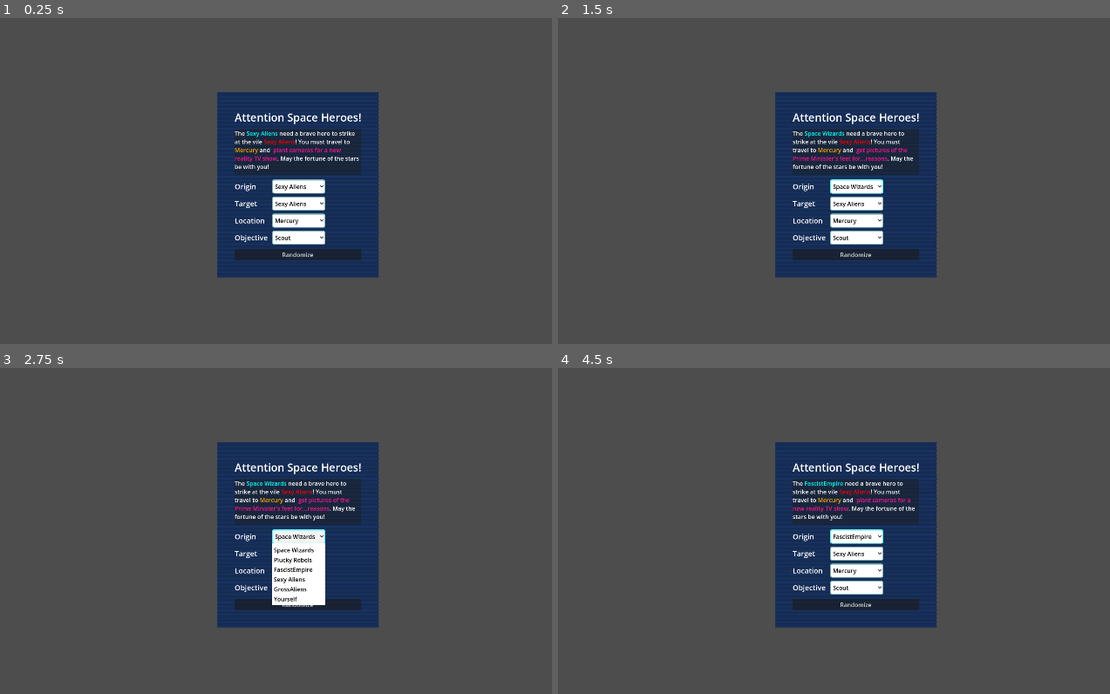
Above: before the commit, frames 1-4 (two rows, left to right).
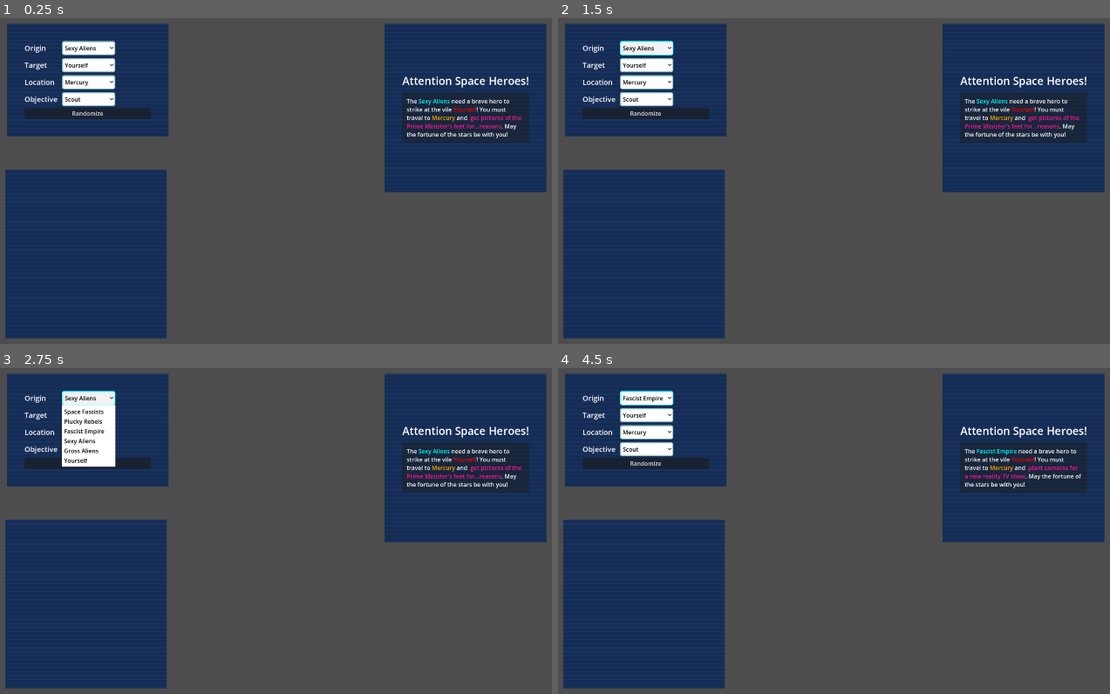
Above: after the commit, the same moments.

Repository: kelliedlynch/RustbucketStation
Game: Godot game, scene res://MissionBuilder.tscn
Same seed, same stepped clock (60 frames per second), same inputs: the game is played once before the commit and once after it. This scene is started directly instead of the project's main scene.
Inputs:
- Up to frame 1 (0.25 s): no input
- Up to frame 2 (1.5 s): click "Sexy Aliens" at 0.5 s; click "Sexy Aliens" at 1.25 s
- Up to frame 3 (2.75 s): click "Space Wizards" (after the commit: "Sexy Aliens") at 2 s
- Up to frame 4 (4.5 s): click "Sexy Aliens" (after the commit: "Yourself") at 2.75 s; click "Space Wizards" (after the commit: "Space Fascists") at 3.5 s; click "Mercury" at 4.25 s

The runs differ from the first frame. In frame 1, 57% of the frame differs, in the area x 0-100%, y 1-99%; in frame 2, 57%; in frame 3, 57%; in frame 4, 57%.

Commit message:
More work on mission builder. Isolating mission data from logic. Beginning mission reward calculation.

Diff:
--- /dev/null
+++ b/Data/Faction/GrossAliens.tres
@@ -0,0 +1,8 @@
+[gd_resource type="Resource" script_class="Faction" load_steps=2 format=3 uid="uid://ceu3385komw6s"]
+
+[ext_resource type="Script" uid="uid://cy5fsq5y3wbsl" path="res://Model/Faction/Faction.gd" id="1_anh2w"]
+
+[resource]
+script = ExtResource("1_anh2w")
+name = "Gross Aliens"
+metadata/_custom_type_script = "uid://cy5fsq5y3wbsl"
--- /dev/null
+++ b/Data/Faction/PluckyRebels.tres
@@ -0,0 +1,8 @@
+[gd_resource type="Resource" script_class="Faction" load_steps=2 format=3 uid="uid://b1elkkb1yqgl2"]
+
+[ext_resource type="Script" uid="uid://cy5fsq5y3wbsl" path="res://Model/Faction/Faction.gd" id="1_1ext8"]
+
+[resource]
+script = ExtResource("1_1ext8")
+name = "Plucky Rebels"
+metadata/_custom_type_script = "uid://cy5fsq5y3wbsl"
--- /dev/null
+++ b/Data/Faction/SexyAliens.tres
@@ -0,0 +1,8 @@
+[gd_resource type="Resource" script_class="Faction" load_steps=2 format=3 uid="uid://c6goux6qls0wk"]
+
+[ext_resource type="Script" uid="uid://cy5fsq5y3wbsl" path="res://Model/Faction/Faction.gd" id="1_kdghl"]
+
+[resource]
+script = ExtResource("1_kdghl")
+name = "Sexy Aliens"
+metadata/_custom_type_script = "uid://cy5fsq5y3wbsl"
--- /dev/null
+++ b/Data/Faction/SpaceFascists.tres
@@ -0,0 +1,8 @@
+[gd_resource type="Resource" script_class="Faction" load_steps=2 format=3 uid="uid://cdnhushyoojdf"]
+
+[ext_resource type="Script" uid="uid://cy5fsq5y3wbsl" path="res://Model/Faction/Faction.gd" id="1_wubks"]
+
+[resource]
+script = ExtResource("1_wubks")
+name = "Fascist Empire"
+metadata/_custom_type_script = "uid://cy5fsq5y3wbsl"
--- /dev/null
+++ b/Data/Faction/SpaceWizards.tres
@@ -0,0 +1,8 @@
+[gd_resource type="Resource" script_class="Faction" load_steps=2 format=3 uid="uid://gdy230o1m8va"]
+
+[ext_resource type="Script" uid="uid://cy5fsq5y3wbsl" path="res://Model/Faction/Faction.gd" id="1_38p4c"]
+
+[resource]
+script = ExtResource("1_38p4c")
+name = "Space Fascists"
+metadata/_custom_type_script = "uid://cy5fsq5y3wbsl"
--- /dev/null
+++ b/Data/Faction/Station.tres
@@ -0,0 +1,8 @@
+[gd_resource type="Resource" script_class="Faction" load_steps=2 format=3 uid="uid://bp8l1wo8avjr1"]
+
+[ext_resource type="Script" uid="uid://cy5fsq5y3wbsl" path="res://Model/Faction/Faction.gd" id="1_a7sih"]
+
+[resource]
+script = ExtResource("1_a7sih")
+name = "Yourself"
+metadata/_custom_type_script = "uid://cy5fsq5y3wbsl"
--- a/Faction/Faction.gd
+++ /dev/null
@@ -1,28 +0,0 @@
-extends MissionComponent
-class_name Faction
-
-var name: String
-
-class SpaceWizardsFaction extends Faction:
-	func _init() -> void:
-		name = "Space Wizards"
-
-class FascistEmpireFaction extends Faction:
-	func _init() -> void:
-		name = "FascistEmpire"
-
-class PluckyRebelsFaction extends Faction:
-	func _init() -> void:
-		name = "Plucky Rebels"
-
-class SexyAliensFaction extends Faction:
-	func _init() -> void:
-		name = "Sexy Aliens"
-
-class GrossAliensFaction extends Faction:
-	func _init() -> void:
-		name = "GrossAliens"
-
-class StationFaction extends Faction:
-	func _init() -> void:
-		name = "Yourself"
--- a/Faction/FactionManager.gd
+++ /dev/null
@@ -1,17 +0,0 @@
-extends Node
-
-var Station: Faction = Faction.StationFaction.new()
-var SpaceWizards: Faction = Faction.SpaceWizardsFaction.new()
-var FascistEmpire: Faction = Faction.FascistEmpireFaction.new()
-var GrossAliens: Faction = Faction.GrossAliensFaction.new()
-var SexyAliens: Faction = Faction.SexyAliensFaction.new()
-var PluckyRebels: Faction = Faction.PluckyRebelsFaction.new()
-
-var AllFactions = [SpaceWizards, PluckyRebels, FascistEmpire, SexyAliens, GrossAliens, Station]
-
-var RepMap: Dictionary[Array, int]
-
-func _init() -> void:
-	for i in AllFactions.size():
-		for j in range(i+1, AllFactions.size() - 1):
-			RepMap[[AllFactions[i], AllFactions[j]]] = 50
--- a/Mission/Mission.gd
+++ /dev/null
@@ -1,19 +0,0 @@
-extends Node
-class_name Mission
-
-var origin: Faction
-var target: Faction
-var location: Location
-var objective: Objective
-
-var money_reward: int = 0
-var rep_reward: Dictionary[Faction, int] = {}
-
-func calculate_money_reward() -> int:
-	return 100
-
-func calculate_faction_rewards() -> Dictionary[Faction, int]:
-	var rewards: Dictionary[Faction, int] = {}
-	rewards[origin] = 50
-	rewards[target] = -25
-	return rewards
--- a/Mission/MissionComponent.gd
+++ /dev/null
@@ -1,16 +0,0 @@
-extends Resource
-class_name MissionComponent
-## Base class for any component of a mission that affects outcome or rewards
-## Faction, Location, Objective
-
-func get_base_money_reward(_mission: Mission) -> int:
-	return 0
-
-func get_base_rep_reward(_mission: Mission) -> Dictionary[Faction, int]:
-	return {}
-
-func apply_money_reward_multiplier(mission: Mission) -> int:
-	return mission.money_reward
-
-func apply_rep_reward_multiplier(mission: Mission) -> Dictionary[Faction, int]:
-	return mission.rep_reward
--- a/MissionBuilder.gd
+++ b/MissionBuilder.gd
@@ -13,33 +13,32 @@
 
 @onready var randomize_button: Button = find_child("RandomizeButton")
 
+var mission: Mission
+
 func _ready() -> void:
+	mission = Mission.new()
 	clear_popup_options(faction_origin)
 	clear_popup_options(faction_target)
 	clear_popup_options(location)
 	clear_popup_options(objective)
-	for faction in FactionManager.AllFactions:
-		faction_origin.add_item(faction.name)
-		if not faction is Faction.StationFaction:
-			faction_target.add_item(faction.name)
-	configure_popup_options(faction_origin)
-	configure_popup_options(faction_target)
 
-	for loc in Location.AllLocations:
-		location.add_item(loc.name)
-	configure_popup_options(location)
+	populate_component_button(faction_origin, FactionManager.AllFactions)
+	populate_component_button(faction_target, FactionManager.AllFactions)
+	populate_component_button(location, Location.AllLocations)
+	populate_component_button(objective, Objective.AllObjectives)
 
-	for i in Objective.AllObjectives.size():
-		objective.add_item(Objective.AllObjectives[i].name)
-		objective.set_item_metadata(i, Objective.AllObjectives[i])
-
-	configure_popup_options(objective)
-	faction_origin.item_selected.connect(build_description)
-	faction_target.item_selected.connect(build_description)
-	location.item_selected.connect(build_description)
-	objective.item_selected.connect(build_description)
+	faction_origin.item_selected.connect(_on_component_selected.bind(faction_origin, "origin"))
+	faction_target.item_selected.connect(_on_component_selected.bind(faction_target, "target"))
+	location.item_selected.connect(_on_component_selected.bind(location, "location"))
+	objective.item_selected.connect(_on_component_selected.bind(objective, "objective"))
 	randomize_button.pressed.connect(randomize_quest)
 	randomize_quest()
+
+func _on_component_selected(index: int, button: OptionButton, prop: StringName):
+	var meta = button.get_item_metadata(index)
+	mission.set(prop, button.get_item_metadata(index))
+	await get_tree().process_frame
+	build_description()
 
 func clear_popup_options(button: OptionButton):
 	for i in range(button.item_count - 1, -1, -1):
@@ -50,19 +49,26 @@
 	for i in button.item_count:
 		popup.set_item_as_radio_checkable(i, false)
 
+func populate_component_button(button: OptionButton, components: Array):
+	var popup = button.get_popup()
+	for i in components.size():
+		button.add_item(components[i].name, i)
+		button.set_item_metadata(i, components[i])
+		popup.set_item_as_radio_checkable(i, false)
+
 func build_description(_val = null):
 	desc_text.clear()
 	desc_text.add_text("The ")
 	desc_text.push_color(Color.AQUA)
-	desc_text.add_text(faction_origin.text)
+	desc_text.add_text(mission.origin.name)
 	desc_text.pop()
 	desc_text.add_text(" need a brave hero to strike at the vile ")
 	desc_text.push_color(Color.RED)
-	desc_text.add_text(faction_target.text)
+	desc_text.add_text(mission.target.name)
 	desc_text.pop()
 	desc_text.add_text("! You must travel to ")
 	desc_text.push_color(Color.ORANGE)
-	desc_text.add_text(location.text)
+	desc_text.add_text(mission.location.name)
 	desc_text.pop()
 	desc_text.add_text(" and ")
 	desc_text.push_color(Color.DEEP_PINK)
@@ -74,9 +80,17 @@
 	desc_text.pop()
 	desc_text.add_text(". May the fortune of the stars be with you!")
 
+func build_rewards():
+	pass
+
 func randomize_quest():
 	faction_origin.select(randi_range(0, faction_origin.item_count - 2))
+	faction_origin.item_selected.emit(faction_origin.selected)
 	faction_target.select(randi_range(0, faction_target.item_count - 1))
+	faction_target.item_selected.emit(faction_target.selected)
 	location.select(randi_range(0, location.item_count - 1))
+	location.item_selected.emit(location.selected)
 	objective.select(randi_range(0, objective.item_count - 1))
-	build_description()
+	objective.item_selected.emit(objective.selected)
+
+	#build_description()
--- a/MissionBuilder.tscn
+++ b/MissionBuilder.tscn
@@ -5,100 +5,53 @@
 [ext_resource type="Theme" uid="uid://bw7068hor8c7d" path="res://OptionButtonTheme.tres" id="3_v4v2n"]
 
 [sub_resource type="StyleBoxFlat" id="StyleBoxFlat_v4v2n"]
+content_margin_left = 12.0
+content_margin_top = 12.0
+content_margin_right = 12.0
+content_margin_bottom = 12.0
 bg_color = Color(0.113049, 0.113049, 0.113049, 0.462745)
 
-[node name="Control" type="MarginContainer"]
-anchors_preset = 8
-anchor_left = 0.5
-anchor_top = 0.5
-anchor_right = 0.5
-anchor_bottom = 0.5
-offset_left = -222.5
-offset_top = -233.0
-offset_right = 222.5
-offset_bottom = 233.0
+[node name="Control" type="Control"]
+layout_mode = 3
+anchors_preset = 15
+anchor_right = 1.0
+anchor_bottom = 1.0
 grow_horizontal = 2
 grow_vertical = 2
 script = ExtResource("1_s0yvv")
 
-[node name="Background" parent="." instance=ExtResource("1_d322s")]
+[node name="ComponentSelector" type="MarginContainer" parent="."]
+layout_mode = 2
+offset_left = 159.0
+offset_top = 95.0
+offset_right = 604.0
+offset_bottom = 406.0
+
+[node name="Background" parent="ComponentSelector" instance=ExtResource("1_d322s")]
 self_modulate = Color(0.0823529, 0.172549, 0.329412, 1)
 layout_mode = 2
 
-[node name="MarginContainer" type="MarginContainer" parent="."]
+[node name="MarginContainer" type="MarginContainer" parent="ComponentSelector"]
 layout_mode = 2
 theme_override_constants/margin_left = 48
 theme_override_constants/margin_top = 48
 theme_override_constants/margin_right = 48
 theme_override_constants/margin_bottom = 48
 
-[node name="VBoxContainer" type="VBoxContainer" parent="MarginContainer"]
-layout_mode = 2
-theme_override_constants/separation = 12
-alignment = 1
-
-[node name="TitleLabel" type="Label" parent="MarginContainer/VBoxContainer"]
-layout_mode = 2
-theme_override_font_sizes/font_size = 30
-text = "Attention Space Heroes!"
-
-[node name="PanelContainer" type="PanelContainer" parent="MarginContainer/VBoxContainer"]
-layout_mode = 2
-theme_override_styles/panel = SubResource("StyleBoxFlat_v4v2n")
-
-[node name="MarginContainer" type="MarginContainer" parent="MarginContainer/VBoxContainer/PanelContainer"]
-layout_mode = 2
-theme_override_constants/margin_bottom = 12
-
-[node name="DescText" type="RichTextLabel" parent="MarginContainer/VBoxContainer/PanelContainer/MarginContainer"]
-layout_mode = 2
-size_flags_vertical = 3
-fit_content = true
-
-[node name="MissionDescription" type="HFlowContainer" parent="MarginContainer/VBoxContainer"]
-visible = false
-layout_mode = 2
-
-[node name="Label" type="Label" parent="MarginContainer/VBoxContainer/MissionDescription"]
-layout_mode = 2
-text = "The"
-
-[node name="DescFactionLabel" type="Label" parent="MarginContainer/VBoxContainer/MissionDescription"]
-layout_mode = 2
-
-[node name="Label2" type="Label" parent="MarginContainer/VBoxContainer/MissionDescription"]
-layout_mode = 2
-text = "need a brave hero to join their fight against the vile"
-
-[node name="DescTargetLabel" type="Label" parent="MarginContainer/VBoxContainer/MissionDescription"]
-layout_mode = 2
-
-[node name="Label4" type="Label" parent="MarginContainer/VBoxContainer/MissionDescription"]
-layout_mode = 2
-text = "You must travel to"
-
-[node name="DescLocationLabel" type="Label" parent="MarginContainer/VBoxContainer/MissionDescription"]
-layout_mode = 2
-
-[node name="Label3" type="Label" parent="MarginContainer/VBoxContainer/MissionDescription"]
-layout_mode = 2
-text = "and"
-
-[node name="DescObjectiveLabel" type="Label" parent="MarginContainer/VBoxContainer/MissionDescription"]
-layout_mode = 2
-text = "[action]"
-
-[node name="GridContainer" type="GridContainer" parent="MarginContainer/VBoxContainer"]
+[node name="VBoxContainer" type="VBoxContainer" parent="ComponentSelector/MarginContainer"]
+layout_mode = 2
+
+[node name="GridContainer" type="GridContainer" parent="ComponentSelector/MarginContainer/VBoxContainer"]
 layout_mode = 2
 theme_override_constants/h_separation = 12
 theme_override_constants/v_separation = 8
 columns = 2
 
-[node name="OriginLabel" type="Label" parent="MarginContainer/VBoxContainer/GridContainer"]
+[node name="OriginLabel" type="Label" parent="ComponentSelector/MarginContainer/VBoxContainer/GridContainer"]
 layout_mode = 2
 text = "Origin"
 
-[node name="FactionOrigin" type="OptionButton" parent="MarginContainer/VBoxContainer/GridContainer"]
+[node name="FactionOrigin" type="OptionButton" parent="ComponentSelector/MarginContainer/VBoxContainer/GridContainer"]
 layout_mode = 2
 theme = ExtResource("3_v4v2n")
 theme_override_colors/font_hover_pressed_color = Color(0, 0, 0, 1)
@@ -121,11 +74,11 @@
 popup/item_5/text = "Yourself"
 popup/item_5/id = 5
 
-[node name="TargetLabel" type="Label" parent="MarginContainer/VBoxContainer/GridContainer"]
+[node name="TargetLabel" type="Label" parent="ComponentSelector/MarginContainer/VBoxContainer/GridContainer"]
 layout_mode = 2
 text = "Target"
 
-[node name="FactionTarget" type="OptionButton" parent="MarginContainer/VBoxContainer/GridContainer"]
+[node name="FactionTarget" type="OptionButton" parent="ComponentSelector/MarginContainer/VBoxContainer/GridContainer"]
 layout_mode = 2
 theme = ExtResource("3_v4v2n")
 theme_override_colors/font_hover_pressed_color = Color(0, 0, 0, 1)
@@ -146,11 +99,11 @@
 popup/item_4/text = "Gross Aliens"
 popup/item_4/id = 4
 
-[node name="LocationLabel" type="Label" parent="MarginContainer/VBoxContainer/GridContainer"]
+[node name="LocationLabel" type="Label" parent="ComponentSelector/MarginContainer/VBoxContainer/GridContainer"]
 layout_mode = 2
 text = "Location"
 
-[node name="Location" type="OptionButton" parent="MarginContainer/VBoxContainer/GridContainer"]
+[node name="Location" type="OptionButton" parent="ComponentSelector/MarginContainer/VBoxContainer/GridContainer"]
 layout_mode = 2
 theme = ExtResource("3_v4v2n")
 theme_override_colors/font_hover_pressed_color = Color(0, 0, 0, 1)
@@ -167,11 +120,11 @@
 popup/item_2/text = "Earth"
 popup/item_2/id = 2
 
-[node name="ObjectiveLabel" type="Label" parent="MarginContainer/VBoxContainer/GridContainer"]
+[node name="ObjectiveLabel" type="Label" parent="ComponentSelector/MarginContainer/VBoxContainer/GridContainer"]
 layout_mode = 2
 text = "Objective"
 
-[node name="Objective" type="OptionButton" parent="MarginContainer/VBoxContainer/GridContainer"]
+[node name="Objective" type="OptionButton" parent="ComponentSelector/MarginContainer/VBoxContainer/GridContainer"]
 layout_mode = 2
 theme = ExtResource("3_v4v2n")
 theme_override_colors/font_hover_pressed_color = Color(0, 0, 0, 1)
@@ -194,6 +147,61 @@
 popup/item_5/text = "Rescue Target"
 popup/item_5/id = 5
 
-[node name="RandomizeButton" type="Button" parent="MarginContainer/VBoxContainer"]
+[node name="RandomizeButton" type="Button" parent="ComponentSelector/MarginContainer/VBoxContainer"]
 layout_mode = 2
 text = "Randomize"
+
+[node name="MissionSummary" type="MarginContainer" parent="."]
+layout_mode = 0
+offset_left = 1200.0
+offset_top = 95.0
+offset_right = 1645.0
+offset_bottom = 561.0
+
+[node name="Background" parent="MissionSummary" instance=ExtResource("1_d322s")]
+self_modulate = Color(0.0823529, 0.172549, 0.329412, 1)
+layout_mode = 2
+
+[node name="MarginContainer" type="MarginContainer" parent="MissionSummary"]
+layout_mode = 2
+theme_override_constants/margin_left = 48
+theme_override_constants/margin_top = 48
+theme_override_constants/margin_right = 48
+theme_override_constants/margin_bottom = 48
+
+[node name="VBoxContainer" type="VBoxContainer" parent="MissionSummary/MarginContainer"]
+layout_mode = 2
+theme_override_constants/separation = 12
+alignment = 1
+
+[node name="TitleLabel" type="Label" parent="MissionSummary/MarginContainer/VBoxContainer"]
+layout_mode = 2
+theme_override_font_sizes/font_size = 30
+text = "Attention Space Heroes!"
+
+[node name="PanelContainer" type="PanelContainer" parent="MissionSummary/MarginContainer/VBoxContainer"]
+layout_mode = 2
+theme_override_styles/panel = SubResource("StyleBoxFlat_v4v2n")
+
+[node name="DescText" type="RichTextLabel" parent="MissionSummary/MarginContainer/VBoxContainer/PanelContainer"]
+layout_mode = 2
+size_flags_vertical = 3
+fit_content = true
+
+[node name="RewardsSummary" type="MarginContainer" parent="."]
+layout_mode = 0
+offset_left = 154.0
+offset_top = 497.0
+offset_right = 599.0
+offset_bottom = 963.0
+
+[node name="Background" parent="RewardsSummary" instance=ExtResource("1_d322s")]
+self_modulate = Color(0.0823529, 0.172549, 0.329412, 1)
+layout_mode = 2
+
+[node name="MarginContainer" type="MarginContainer" parent="RewardsSummary"]
+layout_mode = 2
+theme_override_constants/margin_left = 48
+theme_override_constants/margin_top = 48
+theme_override_constants/margin_right = 48
+theme_override_constants/margin_bottom = 48
--- /dev/null
+++ b/Model/Faction/Faction.gd
@@ -0,0 +1,28 @@
+extends MissionComponent
+class_name Faction
+
+@export var name: String
+
+class SpaceWizardsFaction extends Faction:
+	func _init() -> void:
+		name = "Space Wizards"
+
+class FascistEmpireFaction extends Faction:
+	func _init() -> void:
+		name = "FascistEmpire"
+
+class PluckyRebelsFaction extends Faction:
+	func _init() -> void:
+		name = "Plucky Rebels"
+
+class SexyAliensFaction extends Faction:
+	func _init() -> void:
+		name = "Sexy Aliens"
+
+class GrossAliensFaction extends Faction:
+	func _init() -> void:
+		name = "GrossAliens"
+
+class StationFaction extends Faction:
+	func _init() -> void:
+		name = "Yourself"
--- /dev/null
+++ b/Model/Faction/FactionManager.gd
@@ -0,0 +1,17 @@
+extends Node
+
+var Station: Faction = load("uid://bp8l1wo8avjr1")
+var SpaceWizards: Faction = load("uid://gdy230o1m8va")
+var SpaceFascists: Faction = load("uid://cdnhushyoojdf")
+var GrossAliens: Faction = load("uid://ceu3385komw6s")
+var SexyAliens: Faction = load("uid://c6goux6qls0wk")
+var PluckyRebels: Faction = load("uid://b1elkkb1yqgl2")
+
+var AllFactions: Array[Faction] = [SpaceWizards, PluckyRebels, SpaceFascists, SexyAliens, GrossAliens, Station]
+
+var RepMap: Dictionary[Array, int]
+
+func _init() -> void:
+	for i in AllFactions.size():
+		for j in range(i+1, AllFactions.size() - 1):
+			RepMap[[AllFactions[i], AllFactions[j]]] = 50
--- /dev/null
+++ b/Model/Mission/Mission.gd
@@ -0,0 +1,40 @@
+extends Resource
+class_name Mission
+
+var origin: Faction
+var target: Faction
+var location: Location
+var objective: Objective
+
+var money_reward: int = 0
+var rep_reward: Dictionary[Faction, int] = {}
+
+var components: Array[MissionComponent]
+
+func recalculate_rewards():
+	calculate_money_reward()
+	calculate_reputation_rewards()
+
+func calculate_money_reward():
+	money_reward = 0
+	money_reward = components.reduce(func(accum, val: MissionComponent): return accum + val.get_base_money_reward(self), money_reward)
+	components.map(_apply_money_reward_multipliers)
+
+func _apply_money_reward_multipliers(component: MissionComponent):
+	money_reward = component.apply_money_reward_multiplier(self)
+
+func calculate_reputation_rewards():
+	var rewards: Dictionary[Faction, int] = {}
+	components.map(_add_base_rep_rewards)
+	components.map(_apply_rep_multipliers)
+	return rewards
+
+func _add_base_rep_rewards(component: MissionComponent):
+	var component_rewards = component.get_base_rep_reward(self)
+	for key in component_rewards:
+		rep_reward[key] += component_rewards[key]
+
+func _apply_rep_multipliers(component: MissionComponent):
+	var rewards = component.apply_rep_reward_multiplier(self)
+	for key in rewards:
+		rep_reward[key] = rewards[key]
--- /dev/null
+++ b/Model/Mission/MissionComponent.gd
@@ -0,0 +1,16 @@
+extends Resource
+class_name MissionComponent
+## Base class for any component of a mission that affects outcome or rewards
+## Faction, Location, Objective
+
+func get_base_money_reward(_mission: Mission) -> int:
+	return 0
+
+func get_base_rep_reward(_mission: Mission) -> Dictionary[Faction, int]:
+	return {}
+
+func apply_money_reward_multiplier(mission: Mission) -> int:
+	return mission.money_reward
+
+func apply_rep_reward_multiplier(mission: Mission) -> Dictionary[Faction, int]:
+	return mission.rep_reward.duplicate()
--- a/project.godot
+++ b/project.godot
@@ -19,7 +19,7 @@
 
 Scaling="*res://Scaling.gd"
 Player="*res://Player.gd"
-FactionManager="*res://Faction/FactionManager.gd"
+FactionManager="*res://Model/Faction/FactionManager.gd"
 
 [display]
 
Renamed: Faction/Faction.gd.uid -> Model/Faction/Faction.gd.uid
Renamed: Faction/FactionManager.gd.uid -> Model/Faction/FactionManager.gd.uid
Renamed: Mission/Location.gd -> Model/Mission/Location.gd
Renamed: Mission/Location.gd.uid -> Model/Mission/Location.gd.uid
Renamed: Mission/Mission.gd.uid -> Model/Mission/Mission.gd.uid
Renamed: Mission/MissionComponent.gd.uid -> Model/Mission/MissionComponent.gd.uid
Renamed: Mission/Objective.gd -> Model/Mission/Objective.gd
Renamed: Mission/Objective.gd.uid -> Model/Mission/Objective.gd.uid
Not shown, added: Graphics/window test.psd
